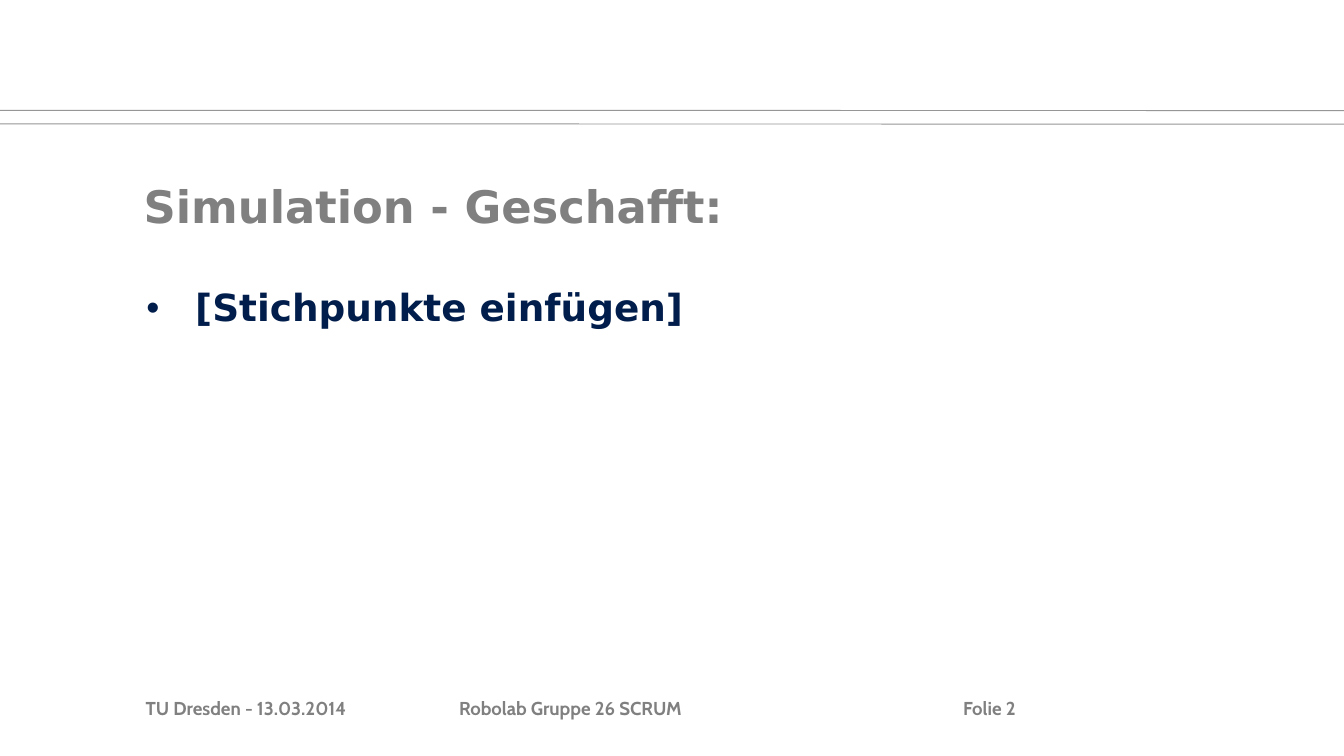
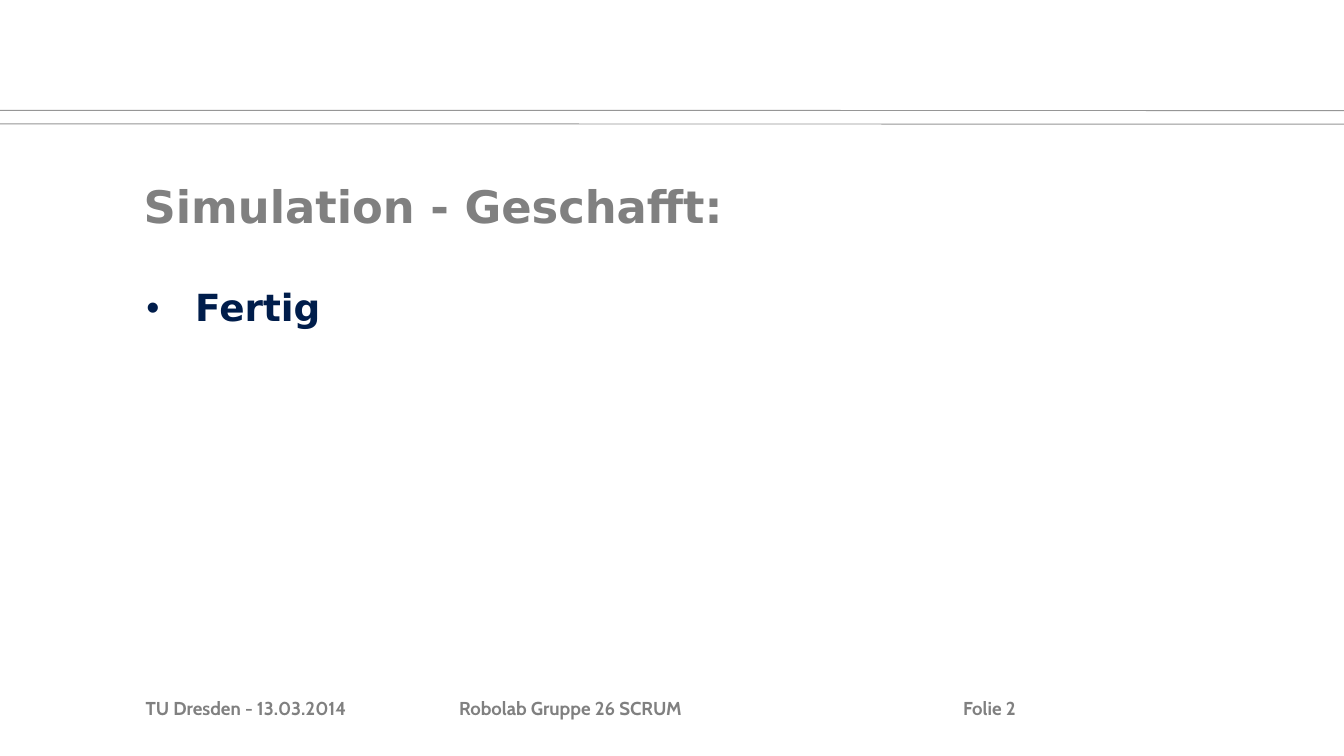
Before and after one commit to MarauderXtreme/robolab-2014, a slide deck: slide 2 of Scrum/scrum-13-03-14.ppt. Drawn at 1344x756 pixels with LibreOffice and Linux fonts; fonts in the diff are those of the drawing; background and template pictures are left out. Boxes give left, top, right and bottom in pixels: in the first picture for what was removed or moved away, otherwise in the second. Text is boxed around its words. In the diff, an @@ line names an element or a change of style, - is before the commit and + after.

```diff
--- a/Scrum/scrum-13-03-14.ppt
+++ b/Scrum/scrum-13-03-14.ppt
@@ text at (195,292,320,329): text changed @@
-• [Stichpunkte einfügen]
+• Fertig
```
Also in this commit, not shown: 5 other slides changed, 3 other files.
